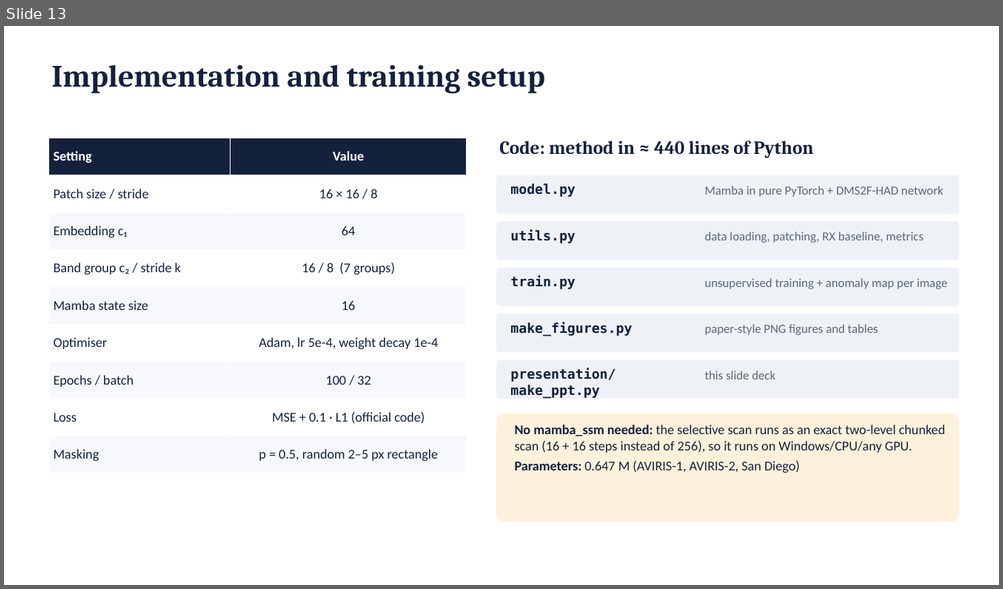
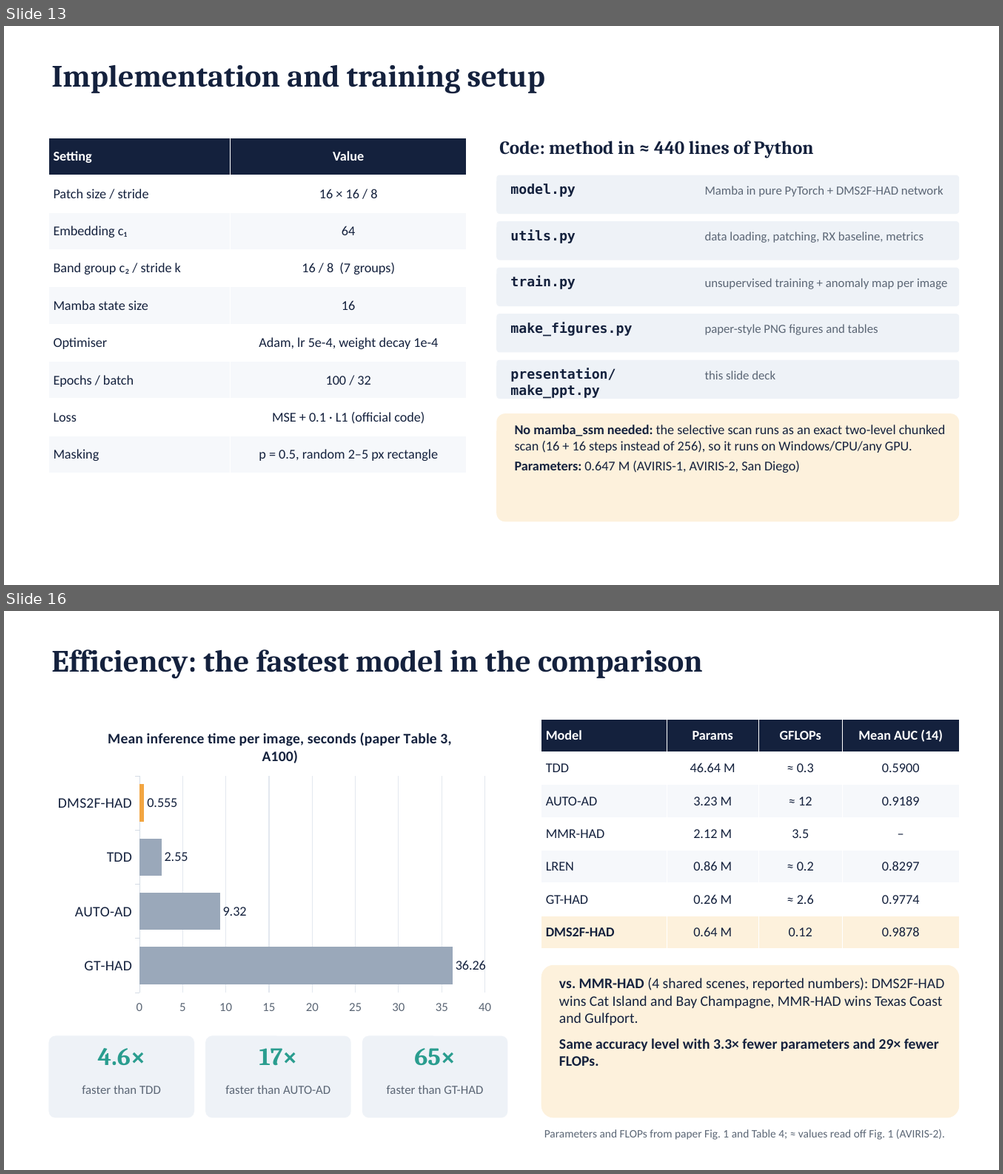
Before and after one commit to SaarthakG-Dtu/Hyperspectral_Anomaly_Detection, a slide deck: presentation/DMS2F-HAD_presentation.pptx. Shown one above the other, each under a label of ours: slide 13 before the commit, slides 13 and 16 after it; the slides between them are not shown. The pictures are 1003x589 and 1003x1174 pixels, drawn with LibreOffice and Linux fonts; fonts in the diff are those of the drawing. Boxes give left, top, right and bottom in pixels: in the first picture for what was removed or moved away, otherwise in the second. Text is boxed around its words. In the diff, an @@ line names an element or a change of style, - is before the commit and + after.

```diff
--- a/presentation/DMS2F-HAD_presentation.pptx
+++ b/presentation/DMS2F-HAD_presentation.pptx
@@ slide 16 added at [4,611,999,1170], background #FFFFFF @@
@@ text added at [51,649,703,679], 30 pt, text #14213D, bold @@
+Efficiency: the fastest model in the comparison
@@ bar chart added at [48,715,512,1022] @@
+title "Mean inference time per image, seconds (paper Table 3, A100)"
+categories: GT-HAD, AUTO-AD, TDD, DMS2F-HAD
+Series 1: 36.26, 9.32, 2.55, 0.555
@@ table added at [541,719,959,949], 7 rows, 4 columns @@
+Model | Params | GFLOPs | Mean AUC (14)
+TDD | 46.64 M | ≈ 0.3 | 0.5900
+AUTO-AD | 3.23 M | ≈ 12 | 0.9189
+MMR-HAD | 2.12 M | 3.5 | –
+LREN | 0.86 M | ≈ 0.2 | 0.8297
+GT-HAD | 0.26 M | ≈ 2.6 | 0.9774
+DMS2F-HAD | 0.64 M | 0.12 | 0.9878
@@ rounded rectangle added at [541,965,959,1119], fill #FDF1DC @@
@@ text added at [559,978,944,1066], 14 pt, text #14213D @@
+vs. MMR-HAD (4 shared scenes, reported numbers): DMS2F-HAD wins Cat Island and Bay Champagne, MMR-HAD wins Texas Coast and Gulfport.
+Same accuracy level with 3.3× fewer parameters and 29× fewer FLOPs.
@@ rounded rectangle added at [48,1037,194,1119], fill #EEF2F7 @@
@@ text added at [98,1048,145,1066], 24 pt, text #2A9D8F, bold @@
+4.6×
@@ rounded rectangle added at [205,1037,351,1119], fill #EEF2F7 @@
@@ text added at [259,1048,298,1065], 24 pt, text #2A9D8F, bold @@
+17×
@@ rounded rectangle added at [362,1037,508,1119], fill #EEF2F7 @@
@@ text added at [414,1048,455,1066], 24 pt, text #2A9D8F, bold @@
+65×
@@ text added at [82,1085,161,1094], 12 pt, text #5B6675 @@
+faster than TDD
@@ text added at [225,1085,330,1094], 12 pt, text #5B6675 @@
+faster than AUTO-AD
@@ text added at [387,1085,483,1094], 12 pt, text #5B6675 @@
+faster than GT-HAD
@@ text added at [544,1130,945,1140], 11 pt, text #5B6675 @@
+Parameters and FLOPs from paper Fig. 1 and Table 4; ≈ values read off Fig. 1 (AVIRIS-2).
```
Also in this commit, not shown: 7 slides changed, 5 other slides added, 2 slides removed, 7 other files.
